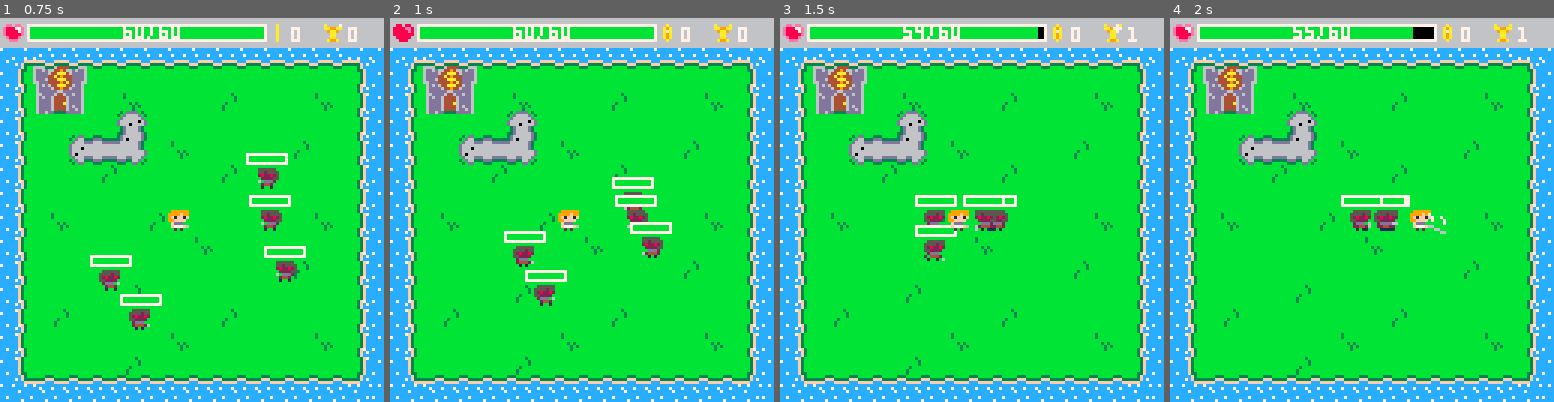
Above: before the commit, frames 1-4 (left to right).
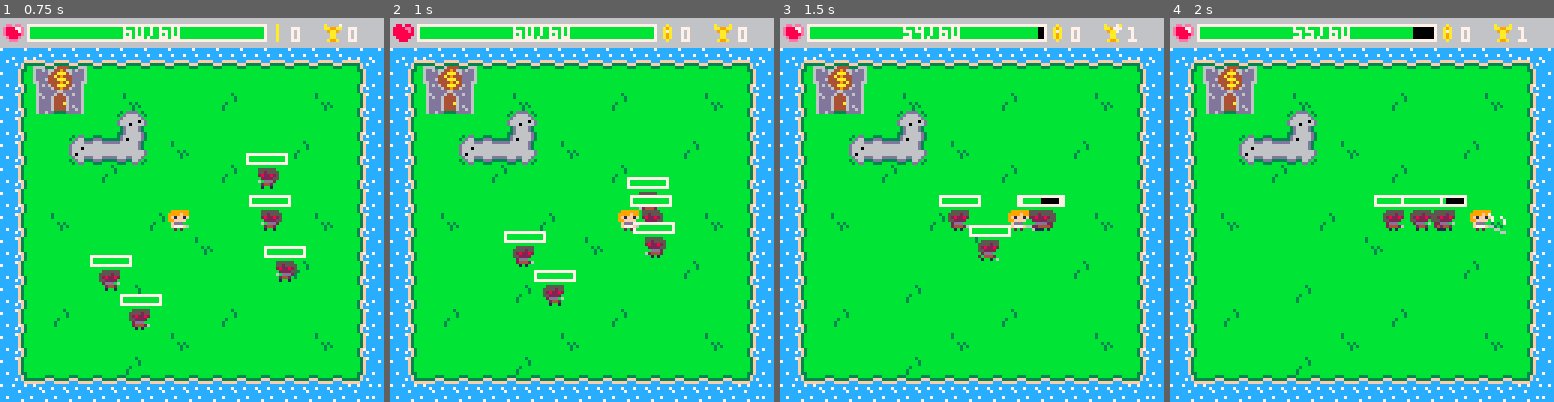
Above: after the commit, the same moments.

Repository: PancakedRivet/last-minute-hero
Game: PICO-8 cartridge last-minute-hero.p8
Two runs of this game, one before a commit and one after it. Both use one fixed random seed, a clock stepped at 60 frames per second and the inputs below.
Inputs:
- Up to frame 1 (0.75 s): tap X (X key) at 0.33 s; tap O (Z key) at 0.7 s
- Up to frame 2 (1 s): no input
- Up to frame 3 (1.5 s): tap X (X key) at 1.07 s
- Up to frame 4 (2 s): hold Right from 1.6 s (still down); tap O (Z key) at 1.7 s; tap X (X key) at 1.85 s

Frame 1 is identical in both runs. In frame 2, 1.7% of the frame differs, in the area x 35-75%, y 41-75%; in frame 3, 2.8%, in the area x 35-75%, y 46-64%; in frame 4, 1.9%.

Commit message:
Dash implemented!

Diff:
--- a/scripts/enemy.lua
+++ b/scripts/enemy.lua
@@ -119,7 +119,10 @@
             if not _enemy.attacked_player then
                 -- check the enemy is within attack range and in front of the player
                 -- y attack range is extended by 4 pixels to attack in a small vertical area
-                if abs(player.x - _enemy.x) < _enemy.attack_range_x and abs(player.y - _enemy.y) < _enemy.attack_range_y + 4 and sgn(player.x - _enemy.x) == (_enemy.sp_flipx and -1 or 1) then
+                if abs(player.x - _enemy.x) < _enemy.attack_range_x
+                and abs(player.y - _enemy.y) < _enemy.attack_range_y + 4
+                and sgn(player.x - _enemy.x) == (_enemy.sp_flipx and -1 or 1)
+                and player.dashing == false then
                     player.health -= _enemy.attack
                     _enemy.attacked_player = true
                 end
--- a/scripts/player.lua
+++ b/scripts/player.lua
@@ -29,7 +29,14 @@
         score_value = 1,
         coins = 0,
         coin_value = 1,
-        is_in_shop = false
+        is_in_shop = false,
+        dashing = false,
+        dash_tick_current = 0,
+        dash_tick_max = 4,
+        dash_cooldown_current = 0,
+        dash_cooldown_max = 60,
+        dash_speed_boost = 3,
+        dash_direction = {x=0, y=0}
     }
     return player
 end
@@ -39,26 +46,81 @@
 
     local current_pos_x = _player.x
     local current_pos_y = _player.y
+    local buttons_pressed = {
+        left = btn(⬅️),
+        right = btn(➡️),
+        up = btn(⬆️),
+        down = btn(⬇️),
+        dash = btn(🅾️)
+    }
 
     local _update_animation_walk = false
 
-    -- move player based on input
-    if btn(⬅️) then
-        _player.x -= _player.speed
-        _player.sp_flipx = true
-    end
-
-    if btn(➡️) then
-        _player.x += _player.speed
-        _player.sp_flipx = false
-    end
-
-    if btn(⬆️) then
-        _player.y -= _player.speed
-    end
-
-    if btn(⬇️) then
-        _player.y += _player.speed
+    if not _player.dashing then
+        -- reduce dash cooldown if applicable
+        _player.dash_cooldown_current = max(0, _player.dash_cooldown_current - 1)
+        -- move player based on input
+        if buttons_pressed.left then
+            _player.x -= _player.speed
+            _player.sp_flipx = true
+        end
+
+        if buttons_pressed.right then
+            _player.x += _player.speed
+            _player.sp_flipx = false
+        end
+
+        if buttons_pressed.up then
+            _player.y -= _player.speed
+        end
+
+        if buttons_pressed.down then
+            _player.y += _player.speed
+        end
+    else -- player is dashing
+        _player.dash_tick_current += 1
+        local dash_speed = _player.speed + _player.dash_speed_boost
+        _player.x += dash_speed * _player.dash_direction.x
+        _player.y += dash_speed * _player.dash_direction.y
+
+        if _player.dash_tick_current >= _player.dash_tick_max then
+            _player.dashing = false
+            _player.dash_tick_current = 0
+            _player.dash_cooldown_current = _player.dash_cooldown_max
+        end
+    end
+
+    if buttons_pressed.dash
+    and _player.dash_cooldown_current == 0
+    and not _player.dashing then
+        _player.dashing = true
+        _player.dash_tick_current = 0
+        -- determine dash direction
+        if buttons_pressed.left and buttons_pressed.right then
+            _player.dash_direction.x = 0
+        elseif buttons_pressed.left then
+            _player.dash_direction.x = -1
+        elseif buttons_pressed.right then
+            _player.dash_direction.x = 1
+        else
+            _player.dash_direction.x = 0
+        end
+
+        if buttons_pressed.up and buttons_pressed.down then
+            _player.dash_direction.y = 0
+        elseif buttons_pressed.up then
+            _player.dash_direction.y = -1
+        elseif buttons_pressed.down then
+            _player.dash_direction.y = 1
+        else
+            _player.dash_direction.y = 0
+        end
+
+        -- if no buttons are pressed, dash in the direction the player is facing
+        if _player.dash_direction.x == 0 and _player.dash_direction.y == 0 then
+            _player.dash_direction.x = _player.sp_flipx and -1 or 1
+            _player.dash_direction.y = 0
+        end
     end
 
     -- check collisions
